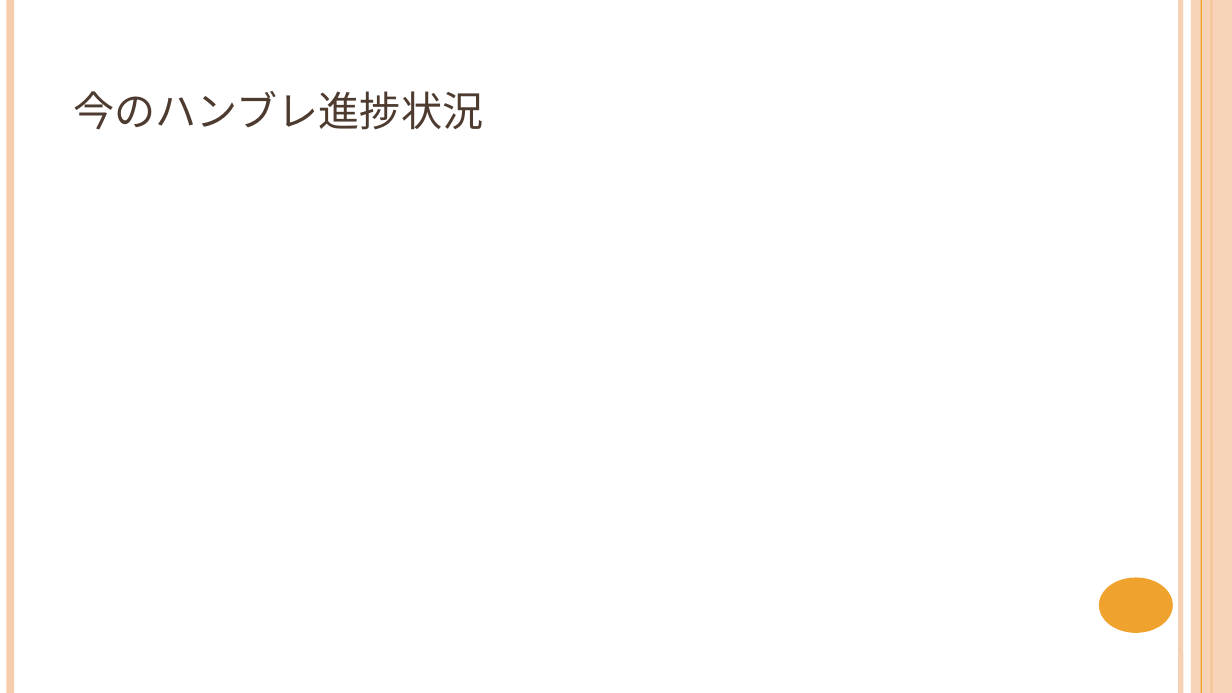
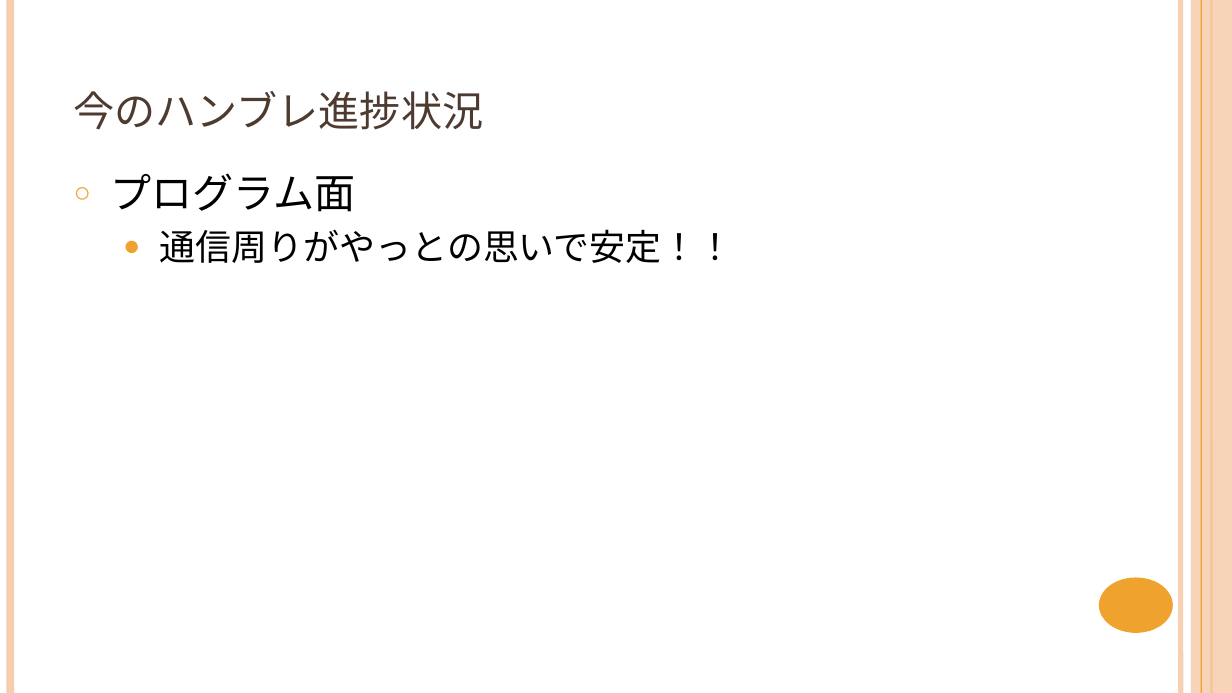
Before and after one commit to NyamLand/VSRPG, a slide deck: slide 11 of 仕様/プレゼンテーション/第二回発表.pptx (slide 7 before the commit). Drawn at 1232x693 pixels with LibreOffice and Linux fonts; fonts in the diff are those of the drawing. Boxes give left, top, right and bottom in pixels: in the first picture for what was removed or moved away, otherwise in the second. Text is boxed around its words. In the diff, an @@ line names an element or a change of style, - is before the commit and + after.

```diff
--- a/仕様/プレゼンテーション/第二回発表.pptx
+++ b/仕様/プレゼンテーション/第二回発表.pptx
@@ text added at [111, 173, 734, 263], 21 pt, text #000000 @@
+○ プログラム面
+  ● 通信周りがやっとの思いで安定！！
```
Also in this commit, not shown: 5 other slides changed, 4 slides added, 3 other files.
